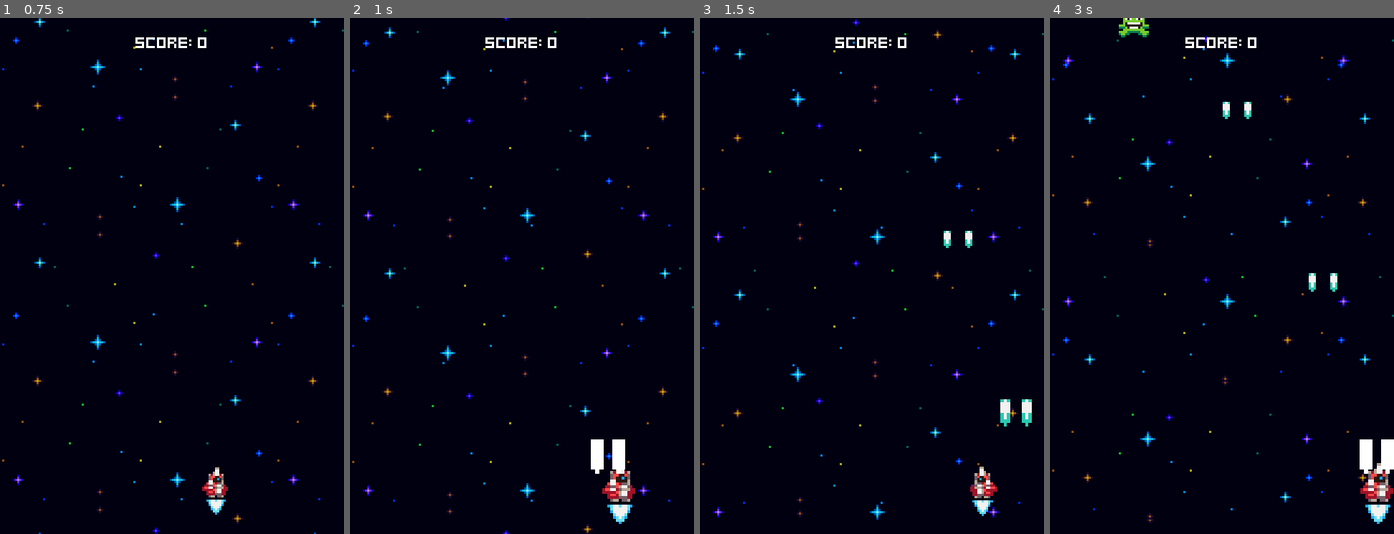
Above: before the commit, frames 1-4 (left to right).
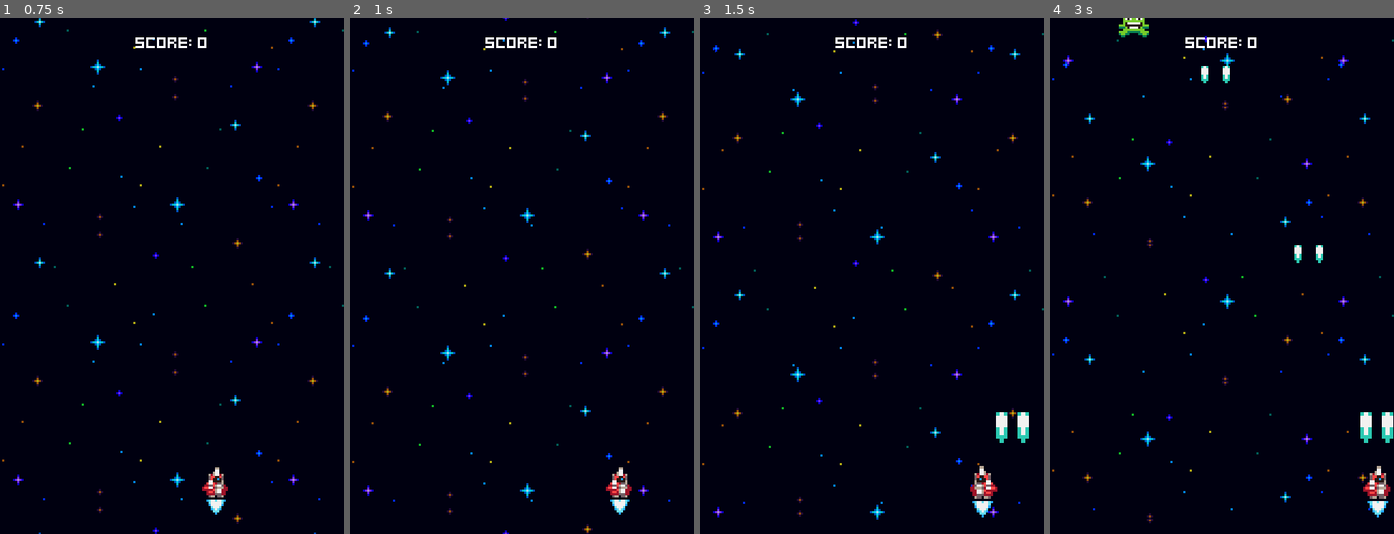
Above: after the commit, the same moments.

Repository: Wilthos/Galaxy-Defiance-Tutorial
Game: Godot game, scene res://menus/menu.tscn
The game is run twice, just before and just after one commit, with the same random seed, the same clock (stepped at 60 frames per second) and the same inputs.
Inputs:
- Up to frame 1 (0.75 s): tap Space (Fire, bound only after the commit) at 0.5 s; hold Right (ui_right) from 0.53 s (still down); hold Space (Fire, bound only after the commit) from 0.53 s (still down)
- Up to frame 2 (1 s): keep holding Right (ui_right); keep holding Space (Fire, bound only after the commit); tap Enter (ui_accept) at 0.77 s
- Up to frame 3 (1.5 s): release Right (ui_right) at 1.28 s; release Space (Fire, bound only after the commit) at 1.28 s; hold Left (ui_left) from 1.28 s (still down); tap Space (Fire, bound only after the commit) at 1.35 s
- Up to frame 4 (3 s): tap Enter (ui_accept) at 1.52 s; release Left (ui_left) at 2.03 s; hold Space (Fire, bound only after the commit) 2.03-2.78 s; hold Right (ui_right) from 2.03 s (still down); tap Space (Fire, bound only after the commit) at 2.85 s

Frame 1 is identical in both runs. In frame 2, 0.9% of the frame differs, in the area x 70-83%, y 81-99%; in frame 3, 0.7%; in frame 4, 1.8%, in the area x 43-100%, y 9-99%.

Commit message:
All but last part of tutorial completed + mods
All parts completed except the last tutorial. Also, I modded it so you have to press space to shoot and can hold space for auto fire. I also made it to where you laser dies when it hits an enemy (prior, it would continue on after hitting one enemy and damage others)

Diff:
--- /dev/null
+++ b/default_bus_layout.tres
@@ -0,0 +1,15 @@
+[gd_resource type="AudioBusLayout" format=3 uid="uid://f78hq1suxdxa"]
+
+[resource]
+bus/1/name = &"Music"
+bus/1/solo = false
+bus/1/mute = false
+bus/1/bypass_fx = false
+bus/1/volume_db = 0.0
+bus/1/send = &"Master"
+bus/2/name = &"Sounds"
+bus/2/solo = false
+bus/2/mute = false
+bus/2/bypass_fx = false
+bus/2/volume_db = 0.0
+bus/2/send = &"Master"
--- a/effects/explosion_effect.tscn
+++ b/effects/explosion_effect.tscn
@@ -1,7 +1,9 @@
-[gd_scene load_steps=9 format=3 uid="uid://cws51pvav0gk8"]
+[gd_scene load_steps=11 format=3 uid="uid://cws51pvav0gk8"]
 
 [ext_resource type="Texture2D" uid="uid://buau7qslaos5x" path="res://assets/explosion.png" id="1_tg64r"]
 [ext_resource type="Script" path="res://components/onetime_animated_effect.gd" id="2_goj3p"]
+[ext_resource type="AudioStream" uid="uid://db2a06uahu7re" path="res://sounds/explosion_sound.wav" id="3_aosey"]
+[ext_resource type="Script" path="res://components/variable_pitch_audio_stream_player.gd" id="4_2ri55"]
 
 [sub_resource type="AtlasTexture" id="AtlasTexture_u00i3"]
 atlas = ExtResource("1_tg64r")
@@ -50,3 +52,10 @@
 sprite_frames = SubResource("SpriteFrames_v03vg")
 autoplay = "default"
 script = ExtResource("2_goj3p")
+
+[node name="VariablePitchAudioStreamPlayer" type="AudioStreamPlayer" parent="."]
+stream = ExtResource("3_aosey")
+volume_db = -10.0
+bus = &"Sounds"
+script = ExtResource("4_2ri55")
+auto_play_with_variance = true
--- a/enemies/enemy.gd
+++ b/enemies/enemy.gd
@@ -11,6 +11,7 @@
 @onready var hitbox_component: HitboxComponent = $HitboxComponent
 @onready var destroyed_component: DestroyedComponent = $DestroyedComponent
 @onready var score_component: ScoreComponent = $ScoreComponent
+@onready var variable_pitch_audio_stream_player: VariablePitchAudioStreamPlayer = $VariablePitchAudioStreamPlayer
 
 func _ready() -> void:
 	stats_component.no_health.connect(func():
@@ -22,6 +23,7 @@
 		scale_component.tween_scale()
 		flash_component.flash()
 		shake_component.tween_shake()
+		variable_pitch_audio_stream_player.play_with_variance()
 	)
 	stats_component.no_health.connect(queue_free)
 	hitbox_component.hit_hurtbox.connect(destroyed_component.destroy.unbind(1))
--- a/enemies/enemy.tscn
+++ b/enemies/enemy.tscn
@@ -14,6 +14,8 @@
 [ext_resource type="Script" path="res://components/destroyed_component.gd" id="12_2oo30"]
 [ext_resource type="Script" path="res://components/score_component.gd" id="13_3i4id"]
 [ext_resource type="Resource" uid="uid://bhyol76hy8g15" path="res://game_stats.tres" id="14_nqb81"]
+[ext_resource type="AudioStream" uid="uid://2m7p0gr5l7xr" path="res://sounds/hit_sound.wav" id="15_hlrmq"]
+[ext_resource type="Script" path="res://components/variable_pitch_audio_stream_player.gd" id="16_8deor"]
 
 [node name="Enemy" type="Node2D"]
 script = ExtResource("1_1cjov")
@@ -68,3 +70,9 @@
 [node name="ScoreComponent" type="Node" parent="."]
 script = ExtResource("13_3i4id")
 game_stats = ExtResource("14_nqb81")
+
+[node name="VariablePitchAudioStreamPlayer" type="AudioStreamPlayer" parent="."]
+stream = ExtResource("15_hlrmq")
+volume_db = 2.0
+bus = &"Sounds"
+script = ExtResource("16_8deor")
--- a/enemies/enemy_generator.gd
+++ b/enemies/enemy_generator.gd
@@ -3,6 +3,8 @@
 @export var GreenEnemyScene: PackedScene
 @export var YellowEnemyScene: PackedScene
 @export var PinkEnemyScene: PackedScene
+
+@export var game_stats: GameStats
 
 var margin = 8
 var screen_width = ProjectSettings.get_setting("display/window/size/viewport_width")
@@ -17,9 +19,18 @@
 # Called when the node enters the scene tree for the first time.
 func _ready() -> void:
 	green_enemy_spawn_timer.timeout.connect(handle_spawn.bind(GreenEnemyScene,green_enemy_spawn_timer))
-	yellow_enemy_spawn_timer.timeout.connect(handle_spawn.bind(YellowEnemyScene,yellow_enemy_spawn_timer))
-	pink_enemy_spawn_timer.timeout.connect(handle_spawn.bind(PinkEnemyScene,pink_enemy_spawn_timer))
-func handle_spawn(enemy_scene: PackedScene, timer: Timer) -> void:
+	yellow_enemy_spawn_timer.timeout.connect(handle_spawn.bind(YellowEnemyScene,yellow_enemy_spawn_timer,5.0))
+	pink_enemy_spawn_timer.timeout.connect(handle_spawn.bind(PinkEnemyScene,pink_enemy_spawn_timer,10.0))
+
+	game_stats.score_changed.connect(func(new_score: int):
+		if new_score > 10:
+			yellow_enemy_spawn_timer.process_mode = Node.PROCESS_MODE_INHERIT
+		if new_score > 50:
+			pink_enemy_spawn_timer.process_mode = Node.PROCESS_MODE_INHERIT
+		)
+
+func handle_spawn(enemy_scene: PackedScene, timer: Timer, time_offset: float = 1.0) -> void:
 	spawner_component.scene = enemy_scene
 	spawner_component.spawn(Vector2(randf_range(margin,screen_width-margin),-16))
-	timer.start()
+	var spawn_rate = time_offset / (0.5 + (game_stats.score * 0.01))
+	timer.start(spawn_rate + randf_range(0.25,0.5))
--- a/enemies/enemy_generator.tscn
+++ b/enemies/enemy_generator.tscn
@@ -1,16 +1,18 @@
-[gd_scene load_steps=6 format=3 uid="uid://d1ccj87q8icgc"]
+[gd_scene load_steps=7 format=3 uid="uid://d1ccj87q8icgc"]
 
 [ext_resource type="Script" path="res://enemies/enemy_generator.gd" id="1_tnrl3"]
 [ext_resource type="Script" path="res://components/spawner_component.gd" id="2_h172f"]
 [ext_resource type="PackedScene" uid="uid://do8kovgtd845u" path="res://enemies/green_enemy.tscn" id="2_ta6yh"]
 [ext_resource type="PackedScene" uid="uid://cwsyde6qrypb3" path="res://enemies/yellow_enemy.tscn" id="3_qmhrw"]
 [ext_resource type="PackedScene" uid="uid://yrb6jcr5qpsi" path="res://enemies/pink_enemy.tscn" id="4_r48kt"]
+[ext_resource type="Resource" uid="uid://bhyol76hy8g15" path="res://game_stats.tres" id="5_n1ihn"]
 
 [node name="EnemyGenerator" type="Node2D"]
 script = ExtResource("1_tnrl3")
 GreenEnemyScene = ExtResource("2_ta6yh")
 YellowEnemyScene = ExtResource("3_qmhrw")
 PinkEnemyScene = ExtResource("4_r48kt")
+game_stats = ExtResource("5_n1ihn")
 
 [node name="SpawnerComponent" type="Node2D" parent="."]
 script = ExtResource("2_h172f")
@@ -21,11 +23,13 @@
 autostart = true
 
 [node name="YellowEnemySpawnTimer" type="Timer" parent="."]
+process_mode = 4
 wait_time = 5.0
 one_shot = true
 autostart = true
 
 [node name="PinkEnemySpawnTimer" type="Timer" parent="."]
+process_mode = 4
 wait_time = 10.0
 one_shot = true
 autostart = true
--- /dev/null
+++ b/music_player.tscn
@@ -0,0 +1,9 @@
+[gd_scene load_steps=2 format=3 uid="uid://d57d4k0ml7e5"]
+
+[ext_resource type="AudioStream" uid="uid://covuvaic1bgc6" path="res://sounds/music.ogg" id="1_vkp4l"]
+
+[node name="MusicPlayer" type="AudioStreamPlayer"]
+stream = ExtResource("1_vkp4l")
+volume_db = -10.0
+autoplay = true
+bus = &"Music"
--- a/player_ship/ship.gd
+++ b/player_ship/ship.gd
@@ -8,21 +8,36 @@
 @onready var animated_sprite_2d: AnimatedSprite2D = $Anchor/AnimatedSprite2D
 @onready var move_component: MoveComponent = $MoveComponent
 @onready var flame_animated_sprite: AnimatedSprite2D = %FlameAnimatedSprite
+@onready var variable_pitch_audio_stream_player: VariablePitchAudioStreamPlayer = $VariablePitchAudioStreamPlayer
 
 
 # Called when the node enters the scene tree for the first time.
 func _ready() -> void:
-	fire_rate_timer.timeout.connect(fire_lasers)
+	#fire_rate_timer.timeout.connect(fire_lasers)
+
 	pass
 
 
 func fire_lasers() -> void:
+	variable_pitch_audio_stream_player.play_with_variance()
 	spawner_component.spawn(left_muzzle.global_position)
 	spawner_component.spawn(right_muzzle.global_position)
 	scale_component.tween_scale()
 
 func _process(delta: float) -> void:
 	animate_the_ship()
+	if Input.is_action_just_pressed("Fire"):
+		fire_lasers()
+		fire_rate_timer.start()
+		if Input.is_action_pressed("Fire"):
+			fire_rate_timer.timeout.connect(fire_lasers)
+	if Input.is_action_just_released("Fire"):
+		fire_rate_timer.stop()
+		#if fire_rate_timer.is_stopped():
+			#fire_lasers()
+			#fire_rate_timer.start()
+
+
 
 
 func animate_the_ship() -> void:
--- a/player_ship/ship.tscn
+++ b/player_ship/ship.tscn
@@ -15,6 +15,8 @@
 [ext_resource type="Script" path="res://components/hurt_component.gd" id="13_yotoj"]
 [ext_resource type="PackedScene" uid="uid://cws51pvav0gk8" path="res://effects/explosion_effect.tscn" id="14_mnnkt"]
 [ext_resource type="Script" path="res://components/destroyed_component.gd" id="15_mnuld"]
+[ext_resource type="Script" path="res://components/variable_pitch_audio_stream_player.gd" id="16_4mx55"]
+[ext_resource type="AudioStream" uid="uid://4mc2w48vyywl" path="res://sounds/laser_sound.wav" id="16_s8o5s"]
 
 [sub_resource type="AtlasTexture" id="AtlasTexture_aepjl"]
 atlas = ExtResource("1_1rwxh")
@@ -158,7 +160,6 @@
 
 [node name="FireRateTimer" type="Timer" parent="."]
 wait_time = 0.4
-autostart = true
 
 [node name="ScaleComponent" type="Node" parent="." node_paths=PackedStringArray("sprite")]
 script = ExtResource("9_4b4i1")
@@ -188,3 +189,9 @@
 actor = NodePath("..")
 stats_component = NodePath("../StatsComponent")
 destroy_effect_spawner_component = NodePath("../ExplosionSpawnerComponent")
+
+[node name="VariablePitchAudioStreamPlayer" type="AudioStreamPlayer" parent="."]
+stream = ExtResource("16_s8o5s")
+volume_db = -5.0
+bus = &"Sounds"
+script = ExtResource("16_4mx55")
--- a/project.godot
+++ b/project.godot
@@ -18,14 +18,23 @@
 [autoload]
 
 ResourceStash="*res://resource_stash.gd"
+MusicPlayer="*res://music_player.tscn"
 
 [display]
 
 window/size/viewport_width=160
 window/size/viewport_height=240
-window/size/window_width_override=1280
-window/size/window_height_override=1920
+window/size/window_width_override=640
+window/size/window_height_override=960
 window/stretch/mode="canvas_items"
+
+[input]
+
+Fire={
+"deadzone": 0.5,
+"events": [Object(InputEventKey,"resource_local_to_scene":false,"resource_name":"","device":-1,"window_id":0,"alt_pressed":false,"shift_pressed":false,"ctrl_pressed":false,"meta_pressed":false,"pressed":false,"keycode":0,"physical_keycode":32,"key_label":0,"unicode":32,"location":0,"echo":false,"script":null)
+]
+}
 
 [layer_names]
 
--- a/projectiles/laser.gd
+++ b/projectiles/laser.gd
@@ -3,10 +3,12 @@
 @onready var visible_on_screen_notifier_2d: VisibleOnScreenNotifier2D = $VisibleOnScreenNotifier2D
 @onready var scale_component: ScaleComponent = $ScaleComponent
 @onready var flash_component: FlashComponent = $FlashComponent
+@onready var hitbox_component: HitboxComponent = $HitboxComponent
 
 
 # Called when the node enters the scene tree for the first time.
 func _ready() -> void:
 	scale_component.tween_scale()
 	flash_component.flash()
+	hitbox_component.hit_hurtbox.connect(queue_free.unbind(1))
 	visible_on_screen_notifier_2d.screen_exited.connect(queue_free)
Not shown: 1 places in enemies/enemy.tscn that only renumber resources
Not shown: 1 places in player_ship/ship.tscn that only renumber resources
